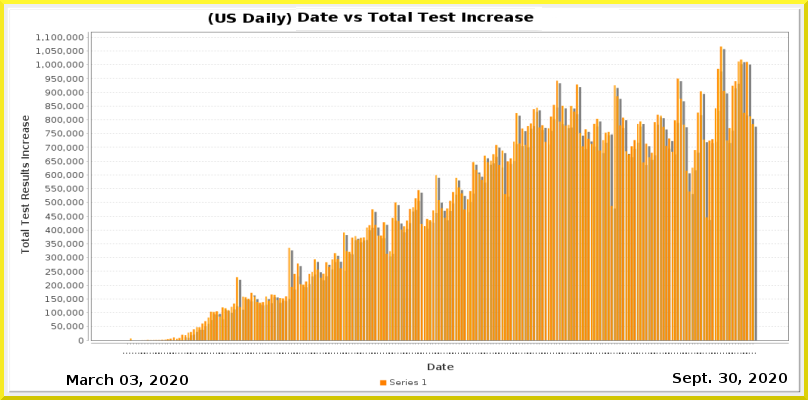
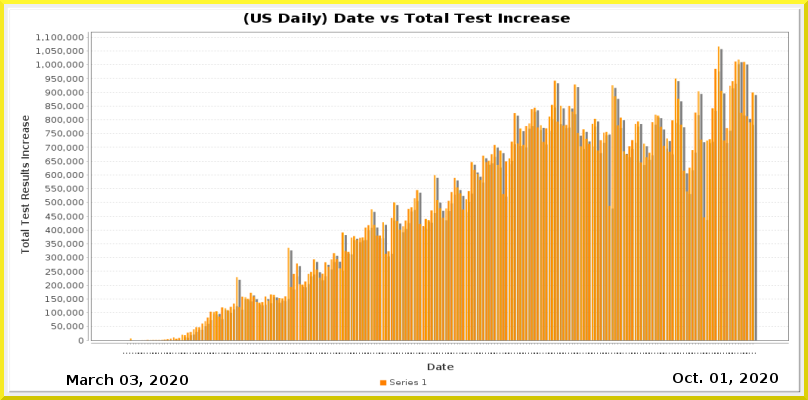
Revision of a layered 808x400 image; what changed, layer by layer:
painted on "Current Date" over left=673, top=373, right=787, bottom=386
painted on "Date_vs_TestIncrease.png" over left=135, top=6, right=758, bottom=354
